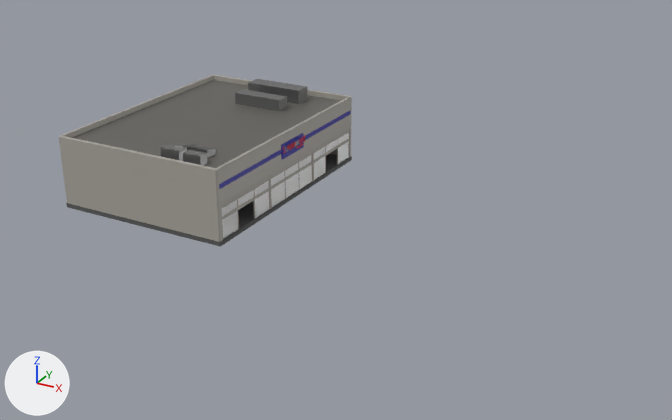
The Blender file Supermarket.blend: old version first, new version second.
Before and after are seen from a camera (50 mm lens) standing at (356.0, -481.0, 236.0) and looking at (97.0, -9.0, 0.0). The axes (+X, +Y, +Z) are drawn at lower left. The lights are the same throughout. The first picture is the older version. Text is drawn in Blender's own font. Objects named as collision shapes, trigger or cutter boxes, shadow casters or lower levels of detail are left out.

Names of what the first picture shows: 'Cube.002', 'Cube.003', 'SM_floor-col', 'SM_roof', 'SM_wall_panel_back-col', 'SM_wall_panel_front-col', 'SM_wall_panel_right-col' and 23 more.
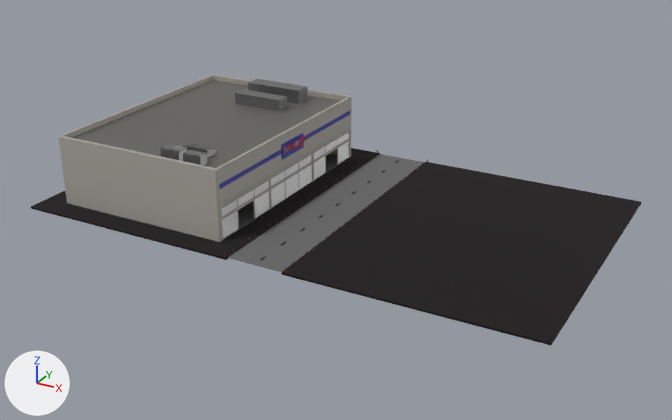
Patch to the scene script:
```diff
--- a/Supermarket.blend.py
+++ b/Supermarket.blend.py
@@ ob_sidewalk_col @@
 ob_sidewalk_col.scale = (75.4, 97.6, 83.1)
-ob_sidewalk_col.hide_set(True)  # its collection is switched off
@@ ob_cube_064_col_001 @@
 _m = ob_cube_064_col_001.modifiers.new('Array', 'ARRAY')
 _m.relative_offset_displace = (0.0, 15.4, 0.0)
-ob_cube_064_col_001.hide_set(True)  # its collection is switched off
@@ ob_plane_col @@
 ob_plane_col.scale = (18.4, 96.8, 5.71)
-ob_plane_col.hide_set(True)  # its collection is switched off
@@ ob_sidewalk_001_col @@
 ob_sidewalk_001_col.scale = (75.4, 97.6, 83.1)
-ob_sidewalk_001_col.hide_set(True)  # its collection is switched off
@@ ob_cube_064_col_002 @@
 _m = ob_cube_064_col_002.modifiers.new('Array', 'ARRAY')
 _m.relative_offset_displace = (0.0, 15.4, 0.0)
-ob_cube_064_col_002.hide_set(True)  # its collection is switched off
@@ ob_cube_066 @@
 _m = ob_cube_066.modifiers.new('Array', 'ARRAY')
 _m.relative_offset_displace = (0.0, 5.0, 0.0)
-ob_cube_066.hide_set(True)  # its collection is switched off
```

Boxes (x1, y1, x2, y2) around the edits, measured in the pictures (672 x 420 px):
'sidewalk.001-col', shown (black): after (281, 162, 641, 345)
'Plane-col', shown: after (228, 154, 425, 272)
'sidewalk-col', shown: after (31, 148, 380, 260)
'Cube.064-col.001', shown: after (225, 150, 378, 257)
'Cube.064-col.002', shown: after (285, 161, 428, 272)
'Cube.066', shown: after (260, 160, 399, 261)
'SM_floor-col', unchanged, covered by the edit: before (66, 154, 352, 247); after (67, 154, 352, 242)
